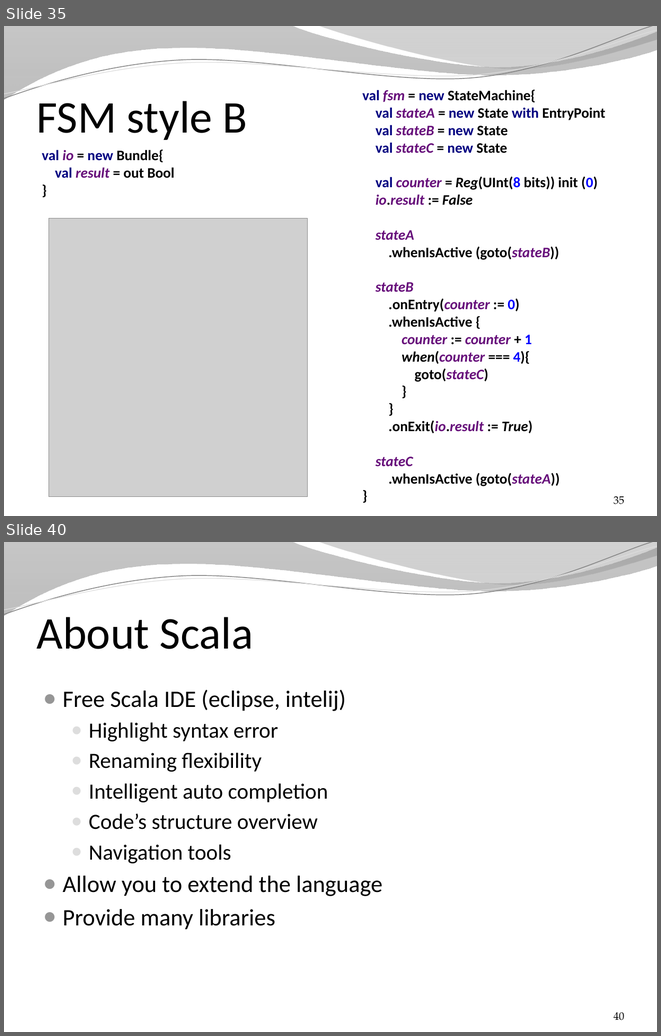
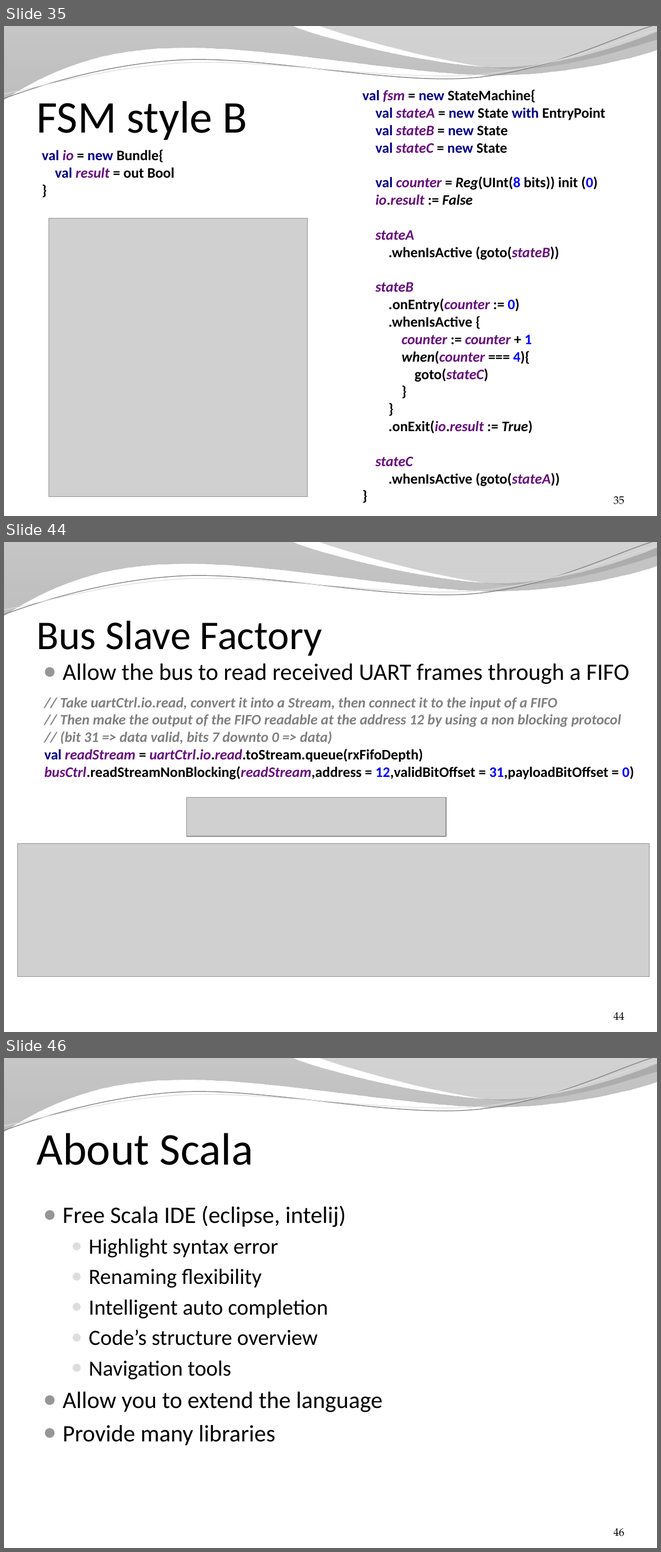
Before and after one commit to SpinalHDL/SpinalDoc, a slide deck: presentation/en/presentation.pptx. Shown one above the other, each under a label of ours: slides 35 and 40 before the commit, slides 35, 44 and 46 after it; the slides between them are not shown. The pictures are 661x1036 and 661x1552 pixels, drawn with LibreOffice and Linux fonts; fonts in the diff are those of the drawing; grey boxes stand for pictures; background and template pictures are left out. Boxes give left, top, right and bottom in pixels: in the first picture for what was removed or moved away, otherwise in the second. Text is boxed around its words. In the diff, an @@ line names an element or a change of style, - is before the commit and + after.

Commit message:
update presentation bus slave factory

```diff
--- a/presentation/en/presentation.pptx
+++ b/presentation/en/presentation.pptx
@@ slide 44 added at (4, 542, 657, 1032), background picture (left out); not listed: 4 template elements that a slide beside it also shows @@
@@ title added at (37, 620, 322, 656), 45 pt, text #000000 @@
+Bus Slave Factory
@@ text added at (63, 663, 629, 684), 26 pt, text #000000 @@
+● Allow the bus to read received UART frames through a FIFO
@@ text added at (44, 697, 634, 779), 16 pt, text #808080, bold, italic @@
+// Take uartCtrl.io.read, convert it into a Stream, then connect it to the input of a FIFO
+// Then make the output of the FIFO readable at the address 12 by using a non blocking protocol
+// (bit 31 => data valid, bits 7 downto 0 => data)
+val readStream = uartCtrl.io.read.toStream.queue(rxFifoDepth)
+busCtrl.readStreamNonBlocking(readStream,address = 12,validBitOffset = 31,payloadBitOffset = 0)
@@ picture added at (187, 797, 447, 837) @@
@@ picture added at (18, 844, 649, 976) @@
@@ page number added at (614, 1012, 624, 1020), 12 pt, text #000000 @@
+44
@@ what was slide 40 is now slide 46 @@
@@ page number at (614, 1528, 624, 1536): text changed @@
-40
+46
```
Also in this commit, not shown: 6 slides changed, 9 other slides added, 3 other files.
